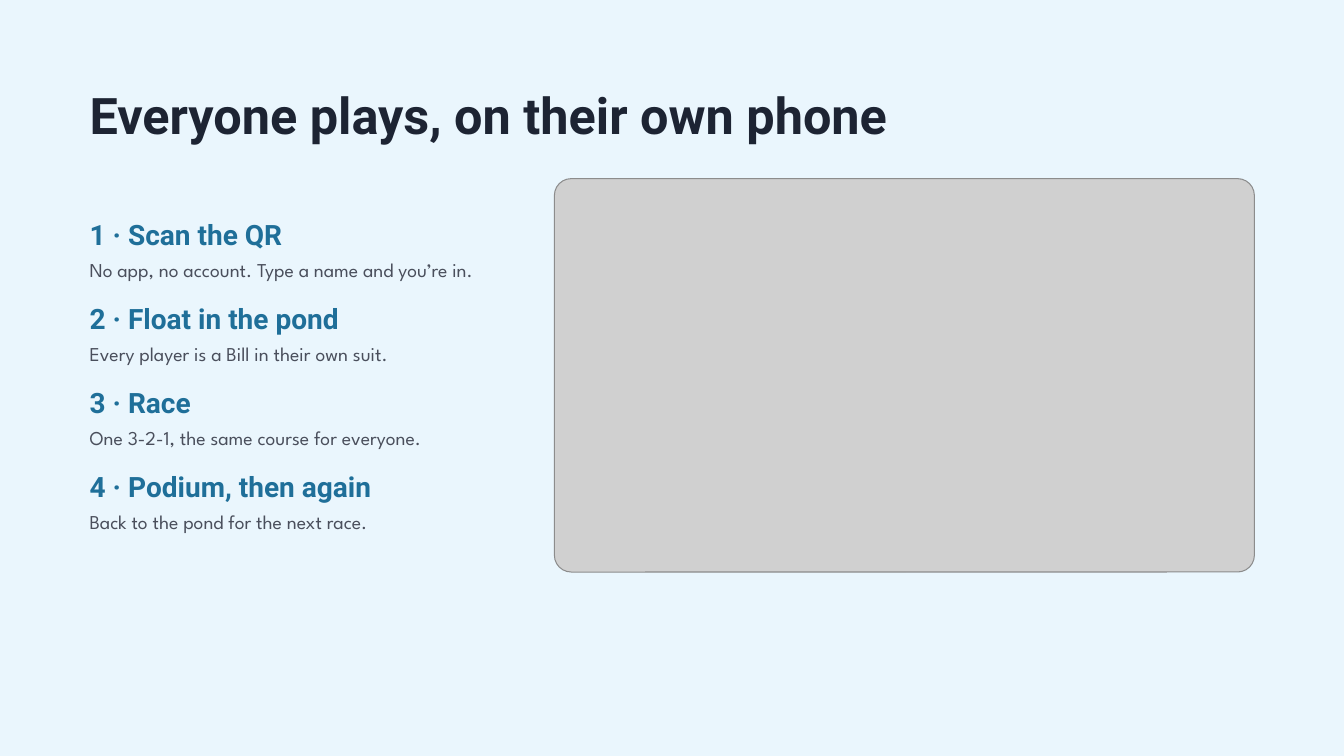
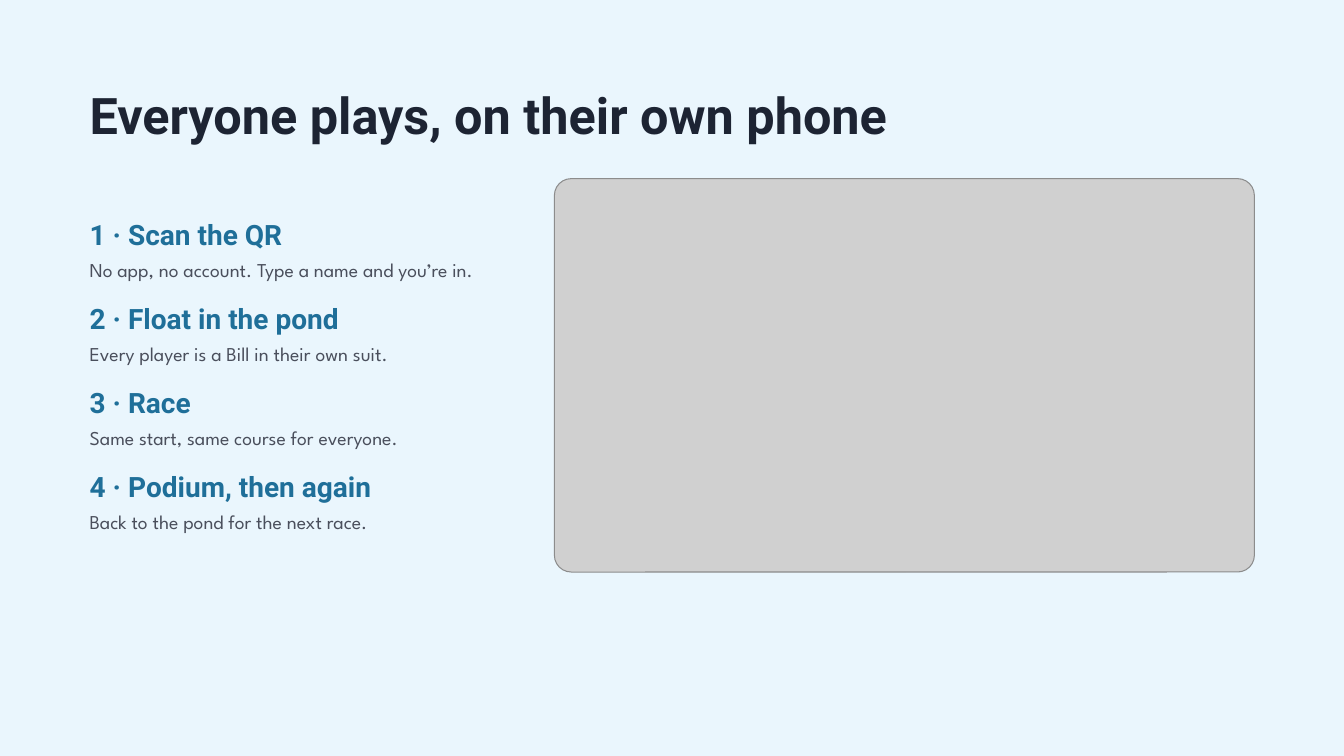
Before and after one commit to zubmoh57/DYHTG-2026, a slide deck: slide 9 of docs/duck-run-judges-deck.pptx. Drawn at 1344x756 pixels with LibreOffice and Linux fonts; fonts in the diff are those of the drawing; grey boxes stand for pictures. Boxes give left, top, right and bottom in pixels: in the first picture for what was removed or moved away, otherwise in the second. Text is boxed around its words. In the diff, an @@ line names an element or a change of style, - is before the commit and + after.

Commit message:
Judges deck: rooms no longer show a 3-2-1, so say same start, same course

```diff
--- a/docs/duck-run-judges-deck.pptx
+++ b/docs/duck-run-judges-deck.pptx
@@ text at [90,431,398,449]: text changed @@
-One 3-2-1, the same course for everyone.
+Same start, same course for everyone.
```
